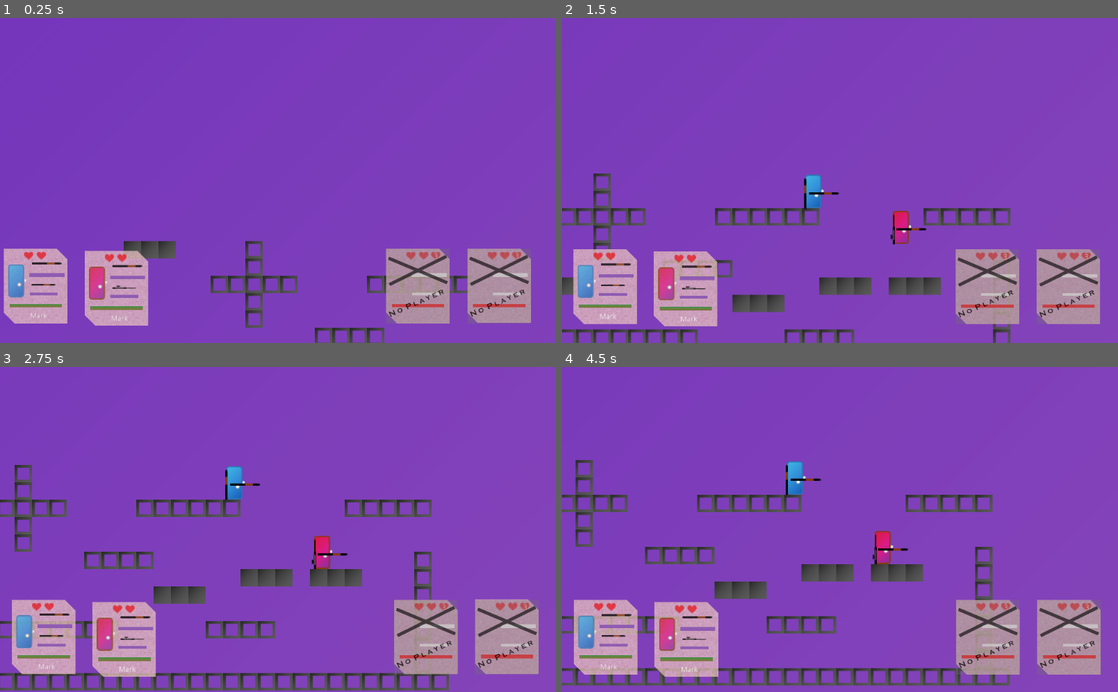
Above: before the commit, frames 1-4 (two rows, left to right).
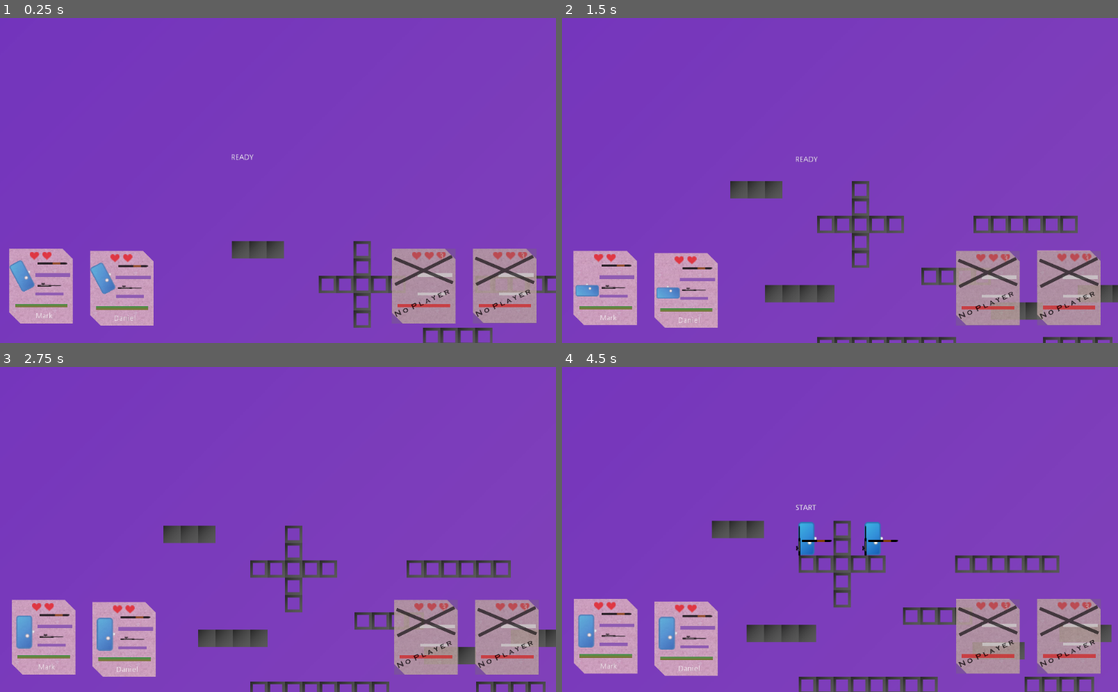
Above: after the commit, the same moments.

Repository: XanMarta/godot-game-battlefield
Game: Godot game, scene res://src/Game/PlayGround.tscn
The game is run twice, just before and just after one commit, with the same random seed, the same clock (stepped at 60 frames per second) and the same inputs.
Inputs:
- Up to frame 1 (0.25 s): no input
- Up to frame 2 (1.5 s): no input
- Up to frame 3 (2.75 s): no input
- Up to frame 4 (4.5 s): no input

The runs differ from the first frame. In frame 1, 7.6% of the frame differs, in the area x 0-100%, y 41-100%; in frame 2, 12%; in frame 3, 11%; in frame 4, 13%, in the area x 0-99%, y 28-100%.

Commit message:
Make Init game system

Diff:
--- a/src/Actor/Player.gd
+++ b/src/Actor/Player.gd
@@ -16,6 +16,10 @@
 export var init_gun_2 = "SR01"
 
 
+var body
+var control_type
+
+
 var is_alive = false
 var current_bubble = null
 
@@ -29,7 +33,6 @@
 	$Player/sprite.texture = load("res://Assets/" + type + ".png")
 	$Player.type = self.type
 	init_player()
-	spawn()
 
 
 func _physics_process(delta):
--- a/src/Autoload/GameData.gd
+++ b/src/Autoload/GameData.gd
@@ -3,9 +3,26 @@
 
 signal spawn_bubble(item_name, item, pos)
 
+# Detached data ########################
 
 var player_speed = Vector2(200, 350)
 var gravity = 1000
 var max_fall = 900
 var jump_power = 2
 var recoil_force = 5.0
+var player_health = 100
+
+
+# Imported data ########################
+
+var player = []
+
+var player_life = 2
+
+#var player = {
+#	"player_name" : "Mark",
+#	"body" : "p1",
+#	"control_type" : "p1",
+#	"init_gun_1" : "AR01",
+#	"init_gun_2" : "SR01"
+#}
--- a/src/GUI/GameGUI.gd
+++ b/src/GUI/GameGUI.gd
@@ -1,17 +1,19 @@
 extends Node2D
+
+signal start_game
 
 
 var is_start_game = true
 
 
 func start():
-	$Label.text = "Start game"
-	$Timer.wait_time = 3.0
-	is_start_game = true
-	$Timer.start()
-
-
-
-func _on_Timer_timeout():
-	if is_start_game:
-		$Label.hide()
+	$Label.show()
+	$Label.text = "READY"
+	yield(get_tree().create_timer(2.0), "timeout")
+	$Label.hide()
+	yield(get_tree().create_timer(1.0), "timeout")
+	$Label.show()
+	$Label.text = "START"
+	emit_signal("start_game")
+	yield(get_tree().create_timer(2.0), "timeout")
+	$Label.hide()
--- a/src/GUI/GameGUI.tscn
+++ b/src/GUI/GameGUI.tscn
@@ -15,8 +15,3 @@
 __meta__ = {
 "_edit_use_anchors_": false
 }
-
-[node name="Timer" type="Timer" parent="."]
-wait_time = 3.0
-one_shot = true
-[connection signal="timeout" from="Timer" to="." method="_on_Timer_timeout"]
--- a/src/Game/Actors.gd
+++ b/src/Game/Actors.gd
@@ -2,7 +2,7 @@
 
 
 
-func _ready():
+func connect_player():
 	var current = 0
 	for new_player in get_children():
 		get_parent().get_node("Player_tag_scene").player[current] = new_player
@@ -11,3 +11,8 @@
 			break
 
 	get_parent().get_node("Player_tag_scene").connect_player()
+
+
+func start_game():
+	for player in get_children():
+		player.spawn()
--- a/src/Game/Camera.gd
+++ b/src/Game/Camera.gd
@@ -12,4 +12,4 @@
 	new_pos /= num_player
 	position = new_pos
 
-	$Player_tag.global_position = $Camera2D.get_camera_screen_center() - get_viewport().size / 2.0
+	$Screen.global_position = $Camera2D.get_camera_screen_center() - get_viewport().size / 2.0
--- a/src/Game/Map.gd
+++ b/src/Game/Map.gd
@@ -3,7 +3,9 @@
 
 var map_size = Vector2(31, 18)
 
-func _ready():
+
+
+func start_game():
 	$ItemSpawn.start()
 
 
--- /dev/null
+++ b/src/Game/PlayGround.gd
@@ -0,0 +1,54 @@
+extends Node2D
+
+
+export (PackedScene) var player_scene
+
+
+
+func init_player():
+	GameData.player.push_back({
+		"player_name" : "Mark",
+		"body" : "p1",
+		"control_type" : "p1",
+		"init_gun_1" : "SM01",
+		"init_gun_2" : "SR01"
+	})
+	GameData.player.push_back({
+		"player_name" : "Daniel",
+		"body" : "p2",
+		"control_type" : "p2",
+		"init_gun_1" : "AR01",
+		"init_gun_2" : "SR01"
+	})
+
+
+func _ready():
+	init_player()
+	prepare_game()
+
+
+
+func prepare_game():
+	# Import player
+	for player in GameData.player:
+		var new_player = player_scene.instance()
+		new_player.player_name = player["player_name"]
+		new_player.body = player["body"]
+		new_player.control_type = ["control_type"]
+		new_player.init_gun_1 = player["init_gun_1"]
+		new_player.init_gun_2 = player["init_gun_2"]
+		$Actors.add_child(new_player)
+	$Actors.connect_player()
+	GameData.player.clear()
+
+	$GameGUI.start()
+
+
+
+func _on_GameGUI_start_game():
+	start_game()
+
+
+func start_game():
+	$Map.start_game()
+	$Actors.start_game()
--- a/src/Game/PlayGround.tscn
+++ b/src/Game/PlayGround.tscn
@@ -9,8 +9,12 @@
 [ext_resource path="res://src/Game/Actors.gd" type="Script" id=7]
 [ext_resource path="res://src/Game/Map.gd" type="Script" id=8]
 [ext_resource path="res://src/Game/Bubble_scene.gd" type="Script" id=9]
+[ext_resource path="res://src/GUI/GameGUI.tscn" type="PackedScene" id=10]
+[ext_resource path="res://src/Game/PlayGround.gd" type="Script" id=11]
 
 [node name="PlayGround" type="Node2D"]
+script = ExtResource( 11 )
+player_scene = ExtResource( 3 )
 
 [node name="Background" parent="." instance=ExtResource( 1 )]
 position = Vector2( 0, 81.8506 )
@@ -31,13 +35,6 @@
 [node name="Actors" type="Node2D" parent="."]
 script = ExtResource( 7 )
 
-[node name="Player1" parent="Actors" instance=ExtResource( 3 )]
-scale = Vector2( 1.01056, 1.01018 )
-init_gun_2 = "SM01"
-
-[node name="Player2" parent="Actors" instance=ExtResource( 3 )]
-type = "p2"
-
 [node name="Camera" type="Node2D" parent="."]
 script = ExtResource( 6 )
 
@@ -51,10 +48,15 @@
 smoothing_enabled = true
 smoothing_speed = 2.0
 
-[node name="Player_tag" type="Node2D" parent="Camera"]
+[node name="Screen" type="Node2D" parent="Camera"]
 
-[node name="RemoteTransform2D" type="RemoteTransform2D" parent="Camera/Player_tag"]
+[node name="PlayerTag" type="RemoteTransform2D" parent="Camera/Screen"]
 remote_path = NodePath("../../../Player_tag_scene")
+update_rotation = false
+update_scale = false
+
+[node name="GameGUI" type="RemoteTransform2D" parent="Camera/Screen"]
+remote_path = NodePath("../../../GameGUI")
 update_rotation = false
 update_scale = false
 
@@ -62,4 +64,7 @@
 script = ExtResource( 9 )
 
 [node name="Player_tag_scene" parent="." instance=ExtResource( 5 )]
+
+[node name="GameGUI" parent="." instance=ExtResource( 10 )]
 [connection signal="timeout" from="Map/ItemSpawn" to="Map" method="_on_ItemSpawn_timeout"]
+[connection signal="start_game" from="GameGUI" to="." method="_on_GameGUI_start_game"]
--- a/src/Map/Map1.gd
+++ /dev/null
@@ -1,4 +0,0 @@
-extends Node2D
-
-
-export var map_name = "New_map"
--- a/src/Map/Map1.tscn
+++ b/src/Map/Map1.tscn
@@ -1,6 +1,5 @@
-[gd_scene load_steps=8 format=2]
+[gd_scene load_steps=7 format=2]
 
-[ext_resource path="res://src/Map/Map1.gd" type="Script" id=1]
 [ext_resource path="res://Assets/block.png" type="Texture" id=2]
 [ext_resource path="res://Assets/block_full.png" type="Texture" id=3]
 
@@ -47,7 +46,6 @@
 0/z_index = 0
 
 [node name="Map" type="Node2D"]
-script = ExtResource( 1 )
 
 [node name="Block_full" type="TileMap" parent="."]
 tile_set = SubResource( 2 )
Not shown: 1 places in src/Game/PlayGround.tscn that only renumber resources
